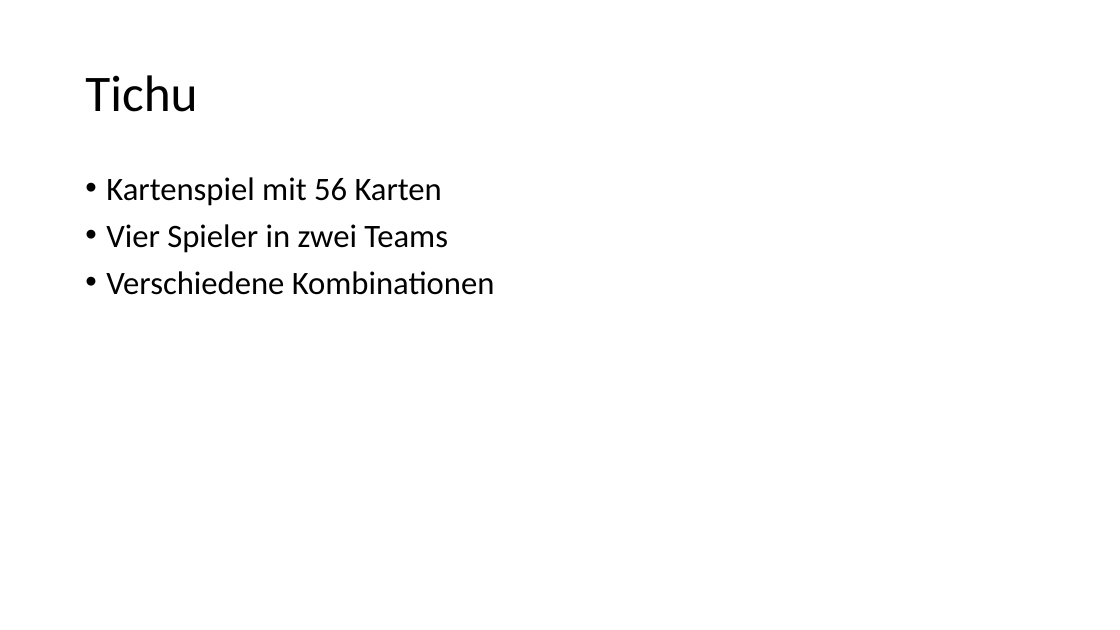
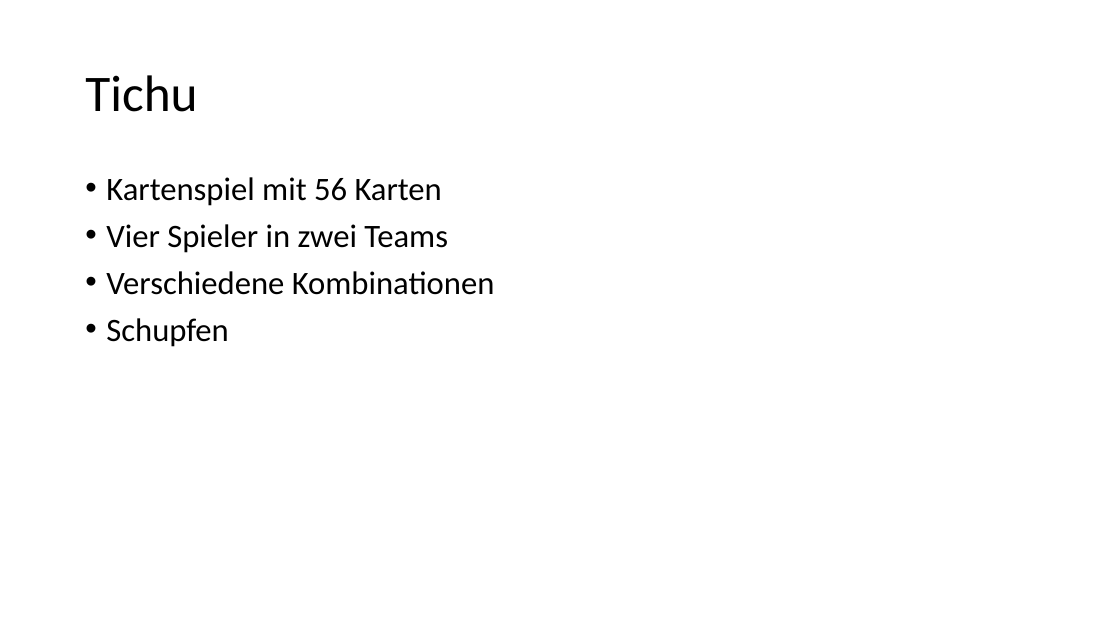
Before and after one commit to NickDenzler/MA_Praesentation, a slide deck: slide 8 of MA Präsentation.pptx (slide 6 before the commit). Drawn at 1120x630 pixels with LibreOffice and Linux fonts; fonts in the diff are those of the drawing. Boxes give left, top, right and bottom in pixels: in the first picture for what was removed or moved away, otherwise in the second. Text is boxed around its words. In the diff, an @@ line names an element or a change of style, - is before the commit and + after.

```diff
--- a/MA Präsentation.pptx
+++ b/MA Präsentation.pptx
@@ text at (106, 318, 228, 347): paragraph added @@
+• Schupfen
```
Also in this commit, not shown: 2 other slides changed, 6 slides added.
